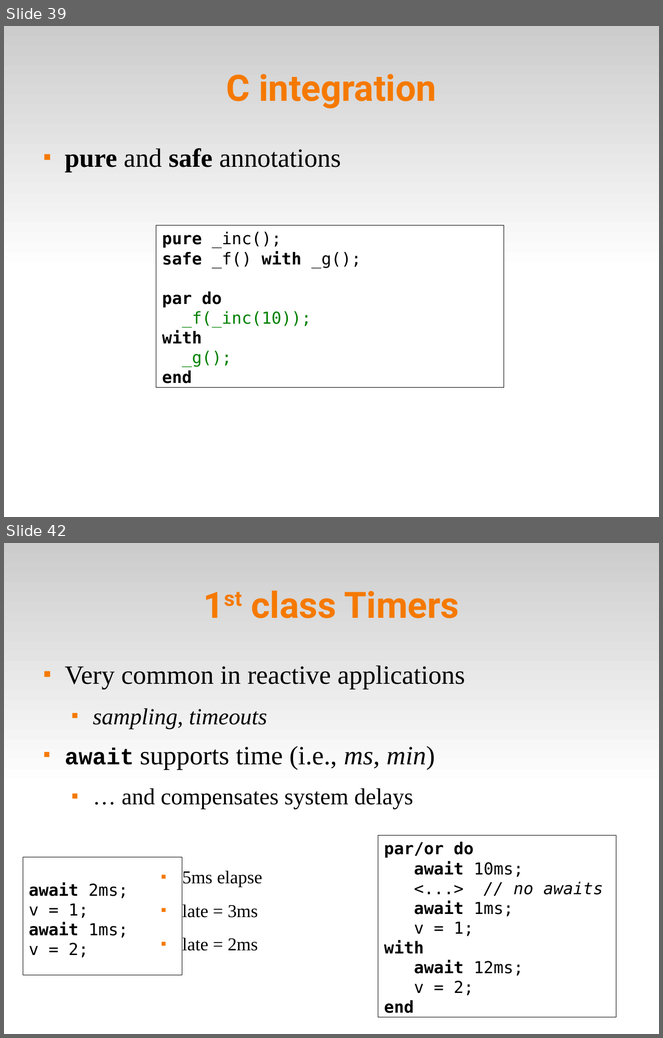
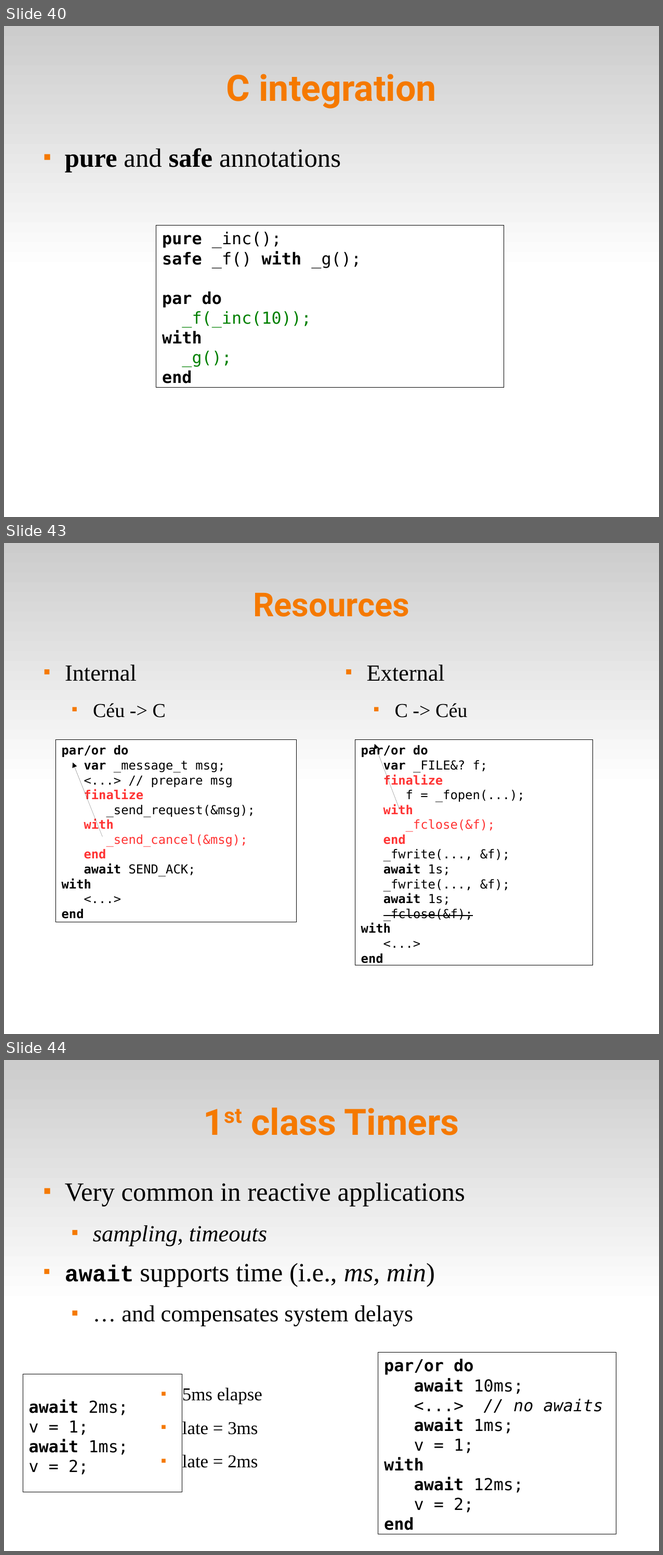
Before and after one commit to fsantanna-no/ceu-docs, a slide deck: ceu_wgld.odp. Shown one above the other, each under a label of ours: slides 39 and 42 before the commit, slides 40, 43 and 44 after it; the slides between them are not shown. The pictures are 663x1038 and 663x1555 pixels, drawn with LibreOffice and Linux fonts; fonts in the diff are those of the drawing. Boxes give left, top, right and bottom in pixels: in the first picture for what was removed or moved away, otherwise in the second. Text is boxed around its words. In the diff, an @@ line names an element or a change of style, - is before the commit and + after.

```diff
--- a/ceu_wgld.odp
+++ b/ceu_wgld.odp
@@ slide 43 added at [4, 543, 659, 1034], background #FFFFFF; not listed: 1 template element that a slide beside it also shows @@
@@ title added at [253, 593, 410, 617], 40 pt, text #F57900, bold @@
+Resources
@@ text added at [65, 665, 166, 718], 28 pt, text #000000 @@
+■ Internal
+  ■ Céu -> C
@@ text added at [367, 665, 467, 718], 28 pt, text #000000 @@
+■ External
+  ■ C -> Céu
@@ rectangle added at [55, 740, 297, 922], fill #FFFFFF, outline #000000 0 pt, 15 pt, text #000000 @@
+par/or do
+var _message_t msg;
+<...> // prepare msg
+finalize
+_send_request(&msg);
+with
+_send_cancel(&msg);
+end
+await SEND_ACK;
+with
+<...>
+end
@@ rectangle added at [356, 740, 593, 965], fill #FFFFFF, outline #000000 0 pt, 15 pt, text #000000 @@
+par/or do
+var _FILE&? f;
+finalize
+f = _fopen(...);
+with
+_fclose(&f);
+end
+_fwrite(..., &f);
+await 1s;
+_fwrite(..., &f);
+await 1s;
+_fclose(&f);
+with
+<...>
+end
@@ arrow added from (400, 810) to (375, 744), #000000 0 pt @@
@@ arrow added from (103, 837) to (73, 763), #000000 0 pt @@
@@ what was slide 39 is now slide 40 @@
@@ what was slide 42 is now slide 44 @@
```
Also in this commit, not shown: 3 slides changed, 3 other slides added, 1 slide removed, 17 other files.
